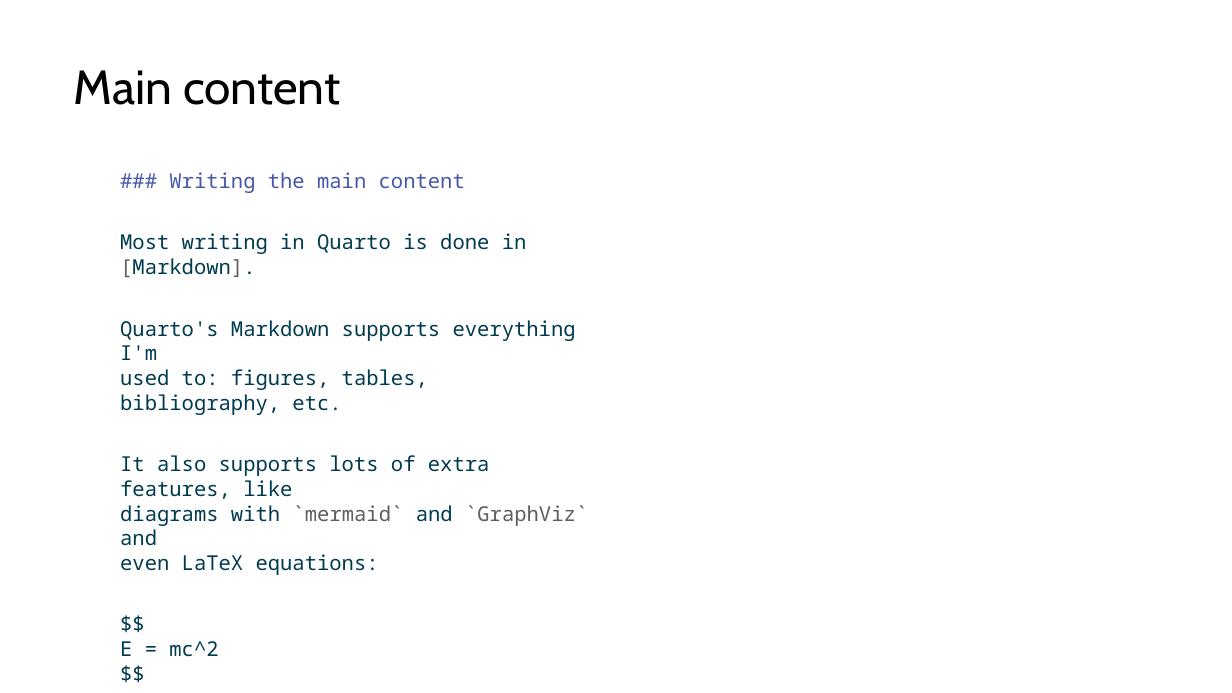
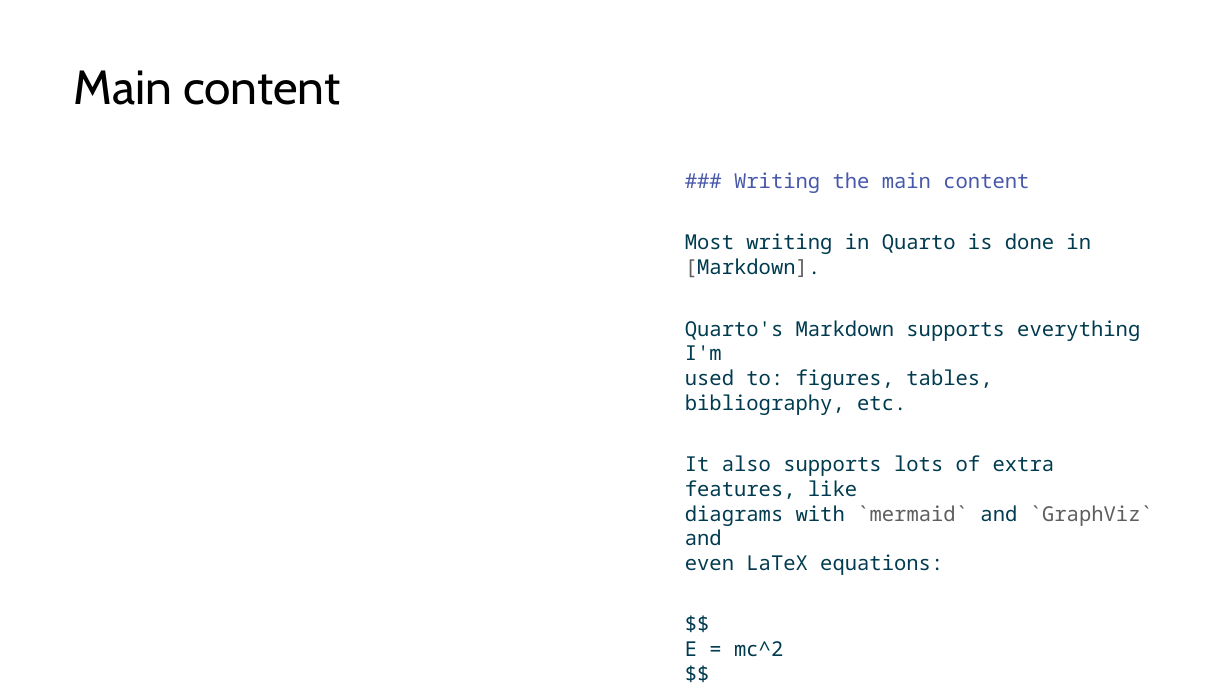
Before and after one commit to lucas-a-meyer/using-quarto, a slide deck: slide 12 of docs/presentation.pptx. Drawn at 1232x693 pixels with LibreOffice and Linux fonts; fonts in the diff are those of the drawing. Boxes give left, top, right and bottom in pixels: in the first picture for what was removed or moved away, otherwise in the second. Text is boxed around its words. In the diff, an @@ line names an element or a change of style, - is before the commit and + after.

```diff
--- a/docs/presentation.pptx
+++ b/docs/presentation.pptx
@@ text "### Writing the main content ...": place and size @@
-text "### Writing the main content ..." at (120, 172, 588, 575)
+text "### Writing the main content ..." at (685, 172, 1153, 575)
```
Also in this commit, not shown: 5 other slides changed, 24 other files.
